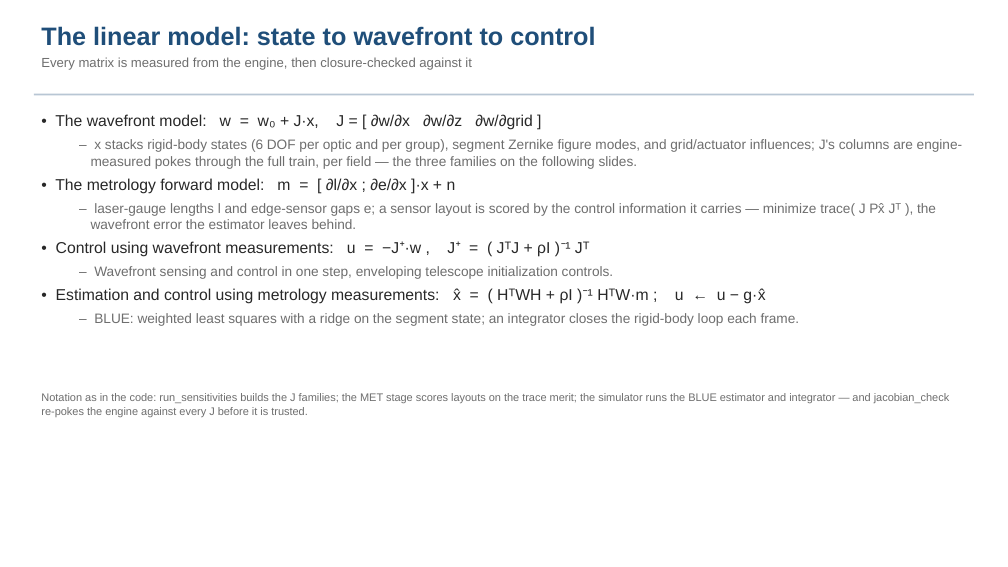
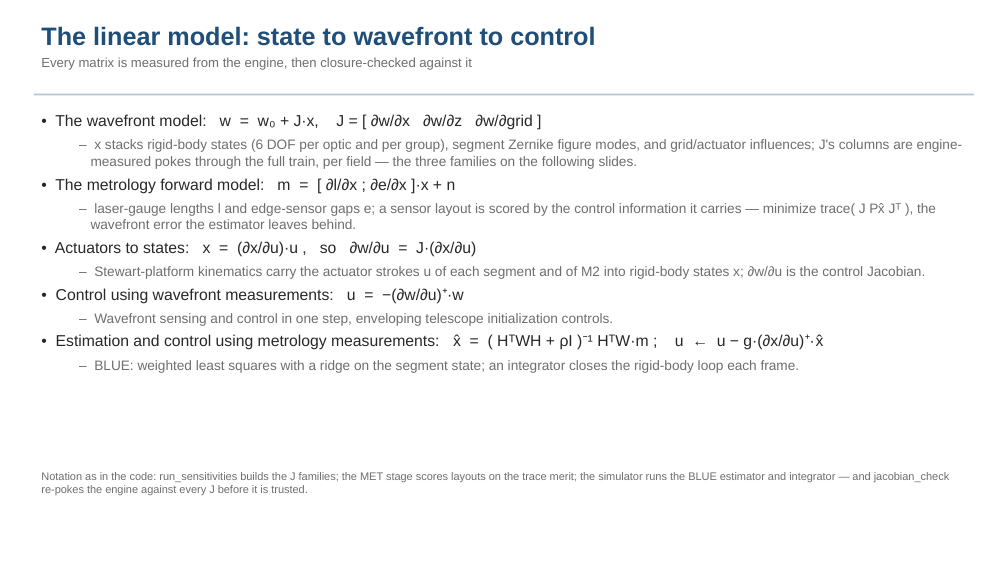
Before and after one commit to nasa-jpl/macos, a slide deck: slide 21 of demo_session/deck_keysight.pptx. Drawn at 1008x567 pixels with LibreOffice and Linux fonts; fonts in the diff are those of the drawing. Boxes give left, top, right and bottom in pixels: in the first picture for what was removed or moved away, otherwise in the second. Text is boxed around its words. In the diff, an @@ line names an element or a change of style, - is before the commit and + after.

```diff
--- a/demo_session/deck_keysight.pptx
+++ b/demo_session/deck_keysight.pptx
@@ text at [55, 241, 925, 304]: text changed; size 15 to 13 pt; text colour #282828 to #6E6E6E @@
-• Control using wavefront measurements: u = −J⁺·w , J⁺ = ( JᵀJ + ρI )⁻¹ Jᵀ
+• Actuators to states: x = (∂x/∂u)·u , so ∂w/∂u = J·(∂x/∂u)
+– Stewart-platform kinematics carry the actuator strokes u of each segment and of M2 into rigid-body states x; ∂w/∂u is the control Jacobian.
+• Control using wavefront measurements: u = −(∂w/∂u)⁺·w
@@ text at [56, 334, 820, 350]: text changed @@
-• Estimation and control using metrology measurements: x̂ = ( HᵀWH + ρI )⁻¹ HᵀW·m ; u ← u − g·x̂
+• Estimation and control using metrology measurements: x̂ = ( HᵀWH + ρI )⁻¹ HᵀW·m ; u ← u − g·(∂x/∂u)⁺·x̂
@@ text "Notation as in the code: ...": place and size @@
-text "Notation as in the code: ..." at [41, 393, 949, 417]
+text "Notation as in the code: ..." at [41, 472, 949, 495]
```
Also in this commit, not shown: 9 other slides changed, 3 other files.
